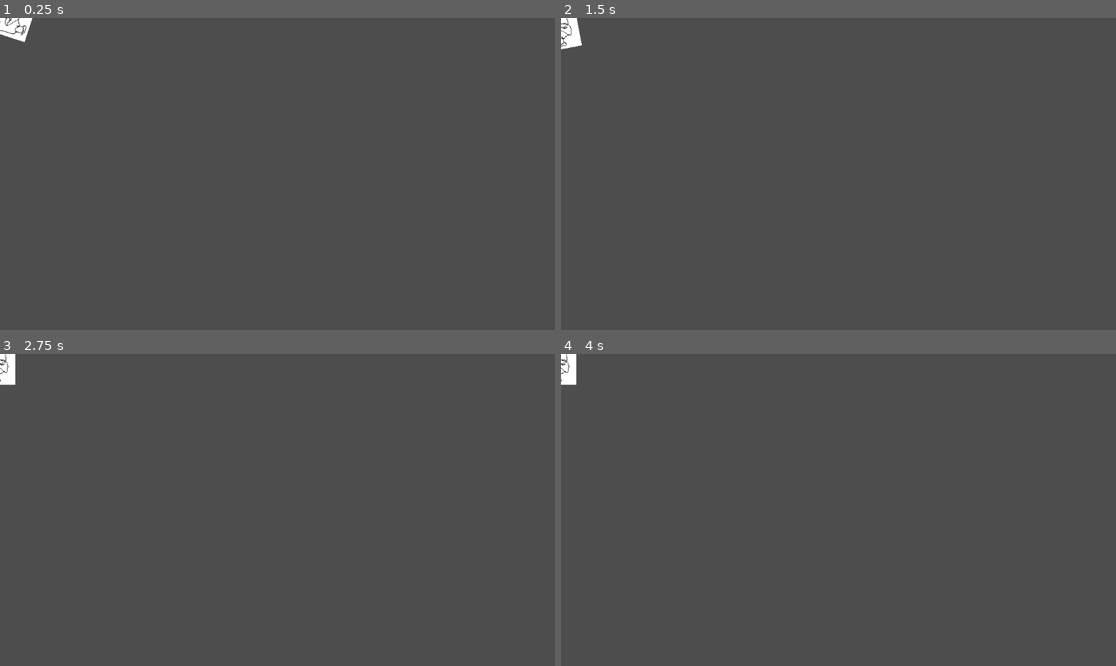
Above: before the commit, frames 1-4 (two rows, left to right).
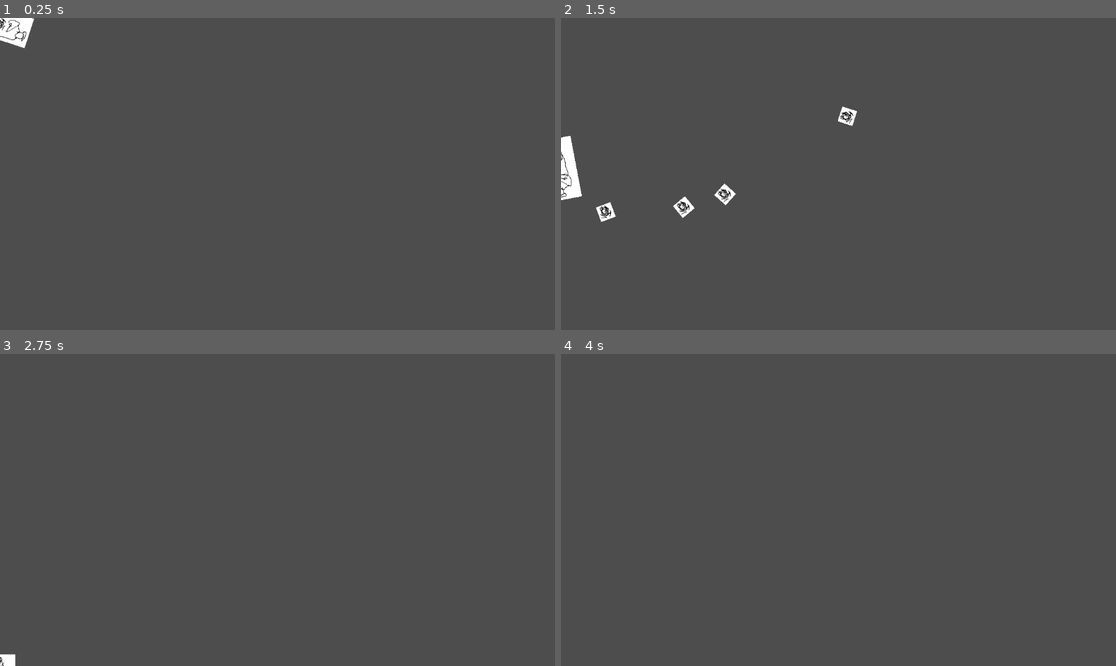
Above: after the commit, the same moments.

Repository: Chad-McThunderCode/TerribleFlappySpaceshooter
Game: Godot game, scene res://ship_scene.tscn
Two runs of this game, one before a commit and one after it. Both use one fixed random seed, a clock stepped at 60 frames per second and the inputs below. The project has no main scene, so this scene is started directly.
Inputs:
- Up to frame 1 (0.25 s): no input
- Up to frame 2 (1.5 s): hold Up (ui_up) 0.53-1.28 s
- Up to frame 3 (2.75 s): hold Up (ui_up) from 2.03 s (still down)
- Up to frame 4 (4 s): tap Enter at 3.5 s; release Up (ui_up) at 3.53 s

The runs differ from the first frame. In frame 1, 0.3% of the frame differs, in the area x 0-7%, y 0-10%; in frame 2, 1.4%, in the area x 0-54%, y 0-66%; in frame 3, 0.4%; in frame 4, 0.3%.

Commit message:
Tested prior implementations, added opponents.

Diff:
--- /dev/null
+++ b/evil_scene.gd
@@ -0,0 +1,14 @@
+extends Node2D
+
+var shot=preload("res://shot_scene.tscn")
+
+# Called when the node enters the scene tree for the first time.
+func _ready():
+	pass # Replace with function body.
+
+
+# Called every frame. 'delta' is the elapsed time since the previous frame.
+func _process(delta):
+	if(2*randf() < delta):
+		var pew = shot.instantiate()
+		pew.rotation = PI
--- /dev/null
+++ b/evil_scene.tscn
@@ -0,0 +1,21 @@
+[gd_scene load_steps=4 format=3 uid="uid://b04m2ubqsf0pj"]
+
+[ext_resource type="Texture2D" uid="uid://bda0nixcrafdh" path="res://sprites/ship.png" id="1_awake"]
+[ext_resource type="Script" path="res://evil_scene.gd" id="1_jtrqm"]
+
+[sub_resource type="CapsuleShape2D" id="CapsuleShape2D_g6now"]
+radius = 53.0
+height = 216.0
+
+[node name="Node2D" type="Node2D"]
+script = ExtResource("1_jtrqm")
+
+[node name="CharacterBody2D" type="CharacterBody2D" parent="."]
+
+[node name="CollisionShape2D" type="CollisionShape2D" parent="CharacterBody2D"]
+rotation = 1.5708
+shape = SubResource("CapsuleShape2D_g6now")
+
+[node name="Sprite2D" type="Sprite2D" parent="CharacterBody2D"]
+texture = ExtResource("1_awake")
+flip_h = true
--- /dev/null
+++ b/node_2d.tscn
@@ -0,0 +1,8 @@
+[gd_scene load_steps=2 format=3 uid="uid://cv7e548cvgj6j"]
+
+[ext_resource type="PackedScene" uid="uid://b04m2ubqsf0pj" path="res://evil_scene.tscn" id="1_n84ve"]
+
+[node name="Node2D" type="Node2D"]
+
+[node name="evil_test" parent="." instance=ExtResource("1_n84ve")]
+position = Vector2(761, 278)
--- a/ship_scene.gd
+++ b/ship_scene.gd
@@ -1,6 +1,7 @@
 extends Node2D
 
 var press_multiplier = 1
+var shot=preload("res://shot_scene.tscn")
 
 # Called when the node enters the scene tree for the first time.
 func _ready():
@@ -21,6 +22,15 @@
 			rotation = -0.3*PI
 		press_multiplier+=50*delta
 	#print("delta:", delta)
-	print(press_multiplier)
+	#print(press_multiplier)
 	if(randf() < delta):
 		print("PEW")
+		print("1 in ", 1/delta)
+		var pew = shot.instantiate()
+		pew.global_position = global_position
+		pew.rotation = rotation
+		get_parent().add_child(pew)
+	var adjustment=Vector2(1, 0).rotated(rotation)
+	if(adjustment.y > 0):
+		adjustment.y/=2
+	global_position+=Vector2(0, adjustment.y*10)
--- /dev/null
+++ b/shot_scene.gd
@@ -0,0 +1,11 @@
+extends Node2D
+
+
+# Called when the node enters the scene tree for the first time.
+func _ready():
+	pass # Replace with function body.
+
+
+# Called every frame. 'delta' is the elapsed time since the previous frame.
+func _process(delta):
+	global_position = global_position + Vector2(500*delta, 0).rotated(rotation)
--- /dev/null
+++ b/shot_scene.tscn
@@ -0,0 +1,18 @@
+[gd_scene load_steps=4 format=3 uid="uid://bn5bk4tj8uo2p"]
+
+[ext_resource type="Texture2D" uid="uid://dktcpf18i1h61" path="res://sprites/shot.png" id="1_4kmps"]
+[ext_resource type="Script" path="res://shot_scene.gd" id="1_6kyqf"]
+
+[sub_resource type="CircleShape2D" id="CircleShape2D_cy14r"]
+radius = 19.0
+
+[node name="Node2D" type="Node2D"]
+script = ExtResource("1_6kyqf")
+
+[node name="CharacterBody2D" type="CharacterBody2D" parent="."]
+
+[node name="CollisionShape2D" type="CollisionShape2D" parent="CharacterBody2D"]
+shape = SubResource("CircleShape2D_cy14r")
+
+[node name="Sprite2D" type="Sprite2D" parent="CharacterBody2D"]
+texture = ExtResource("1_4kmps")
Binary file added: sprites/shot.png
Not shown, added: sprites/shot.png.import
